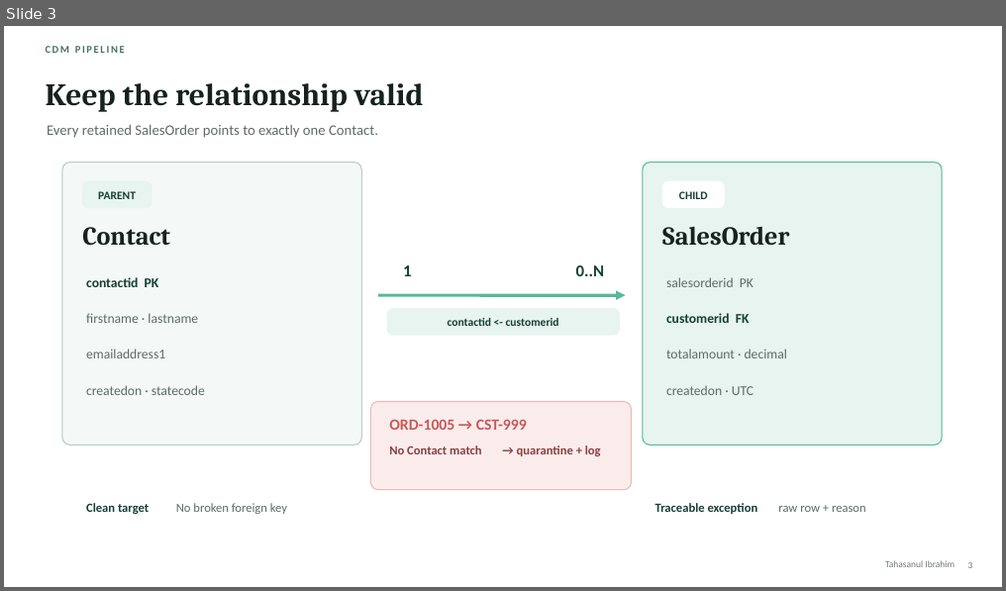
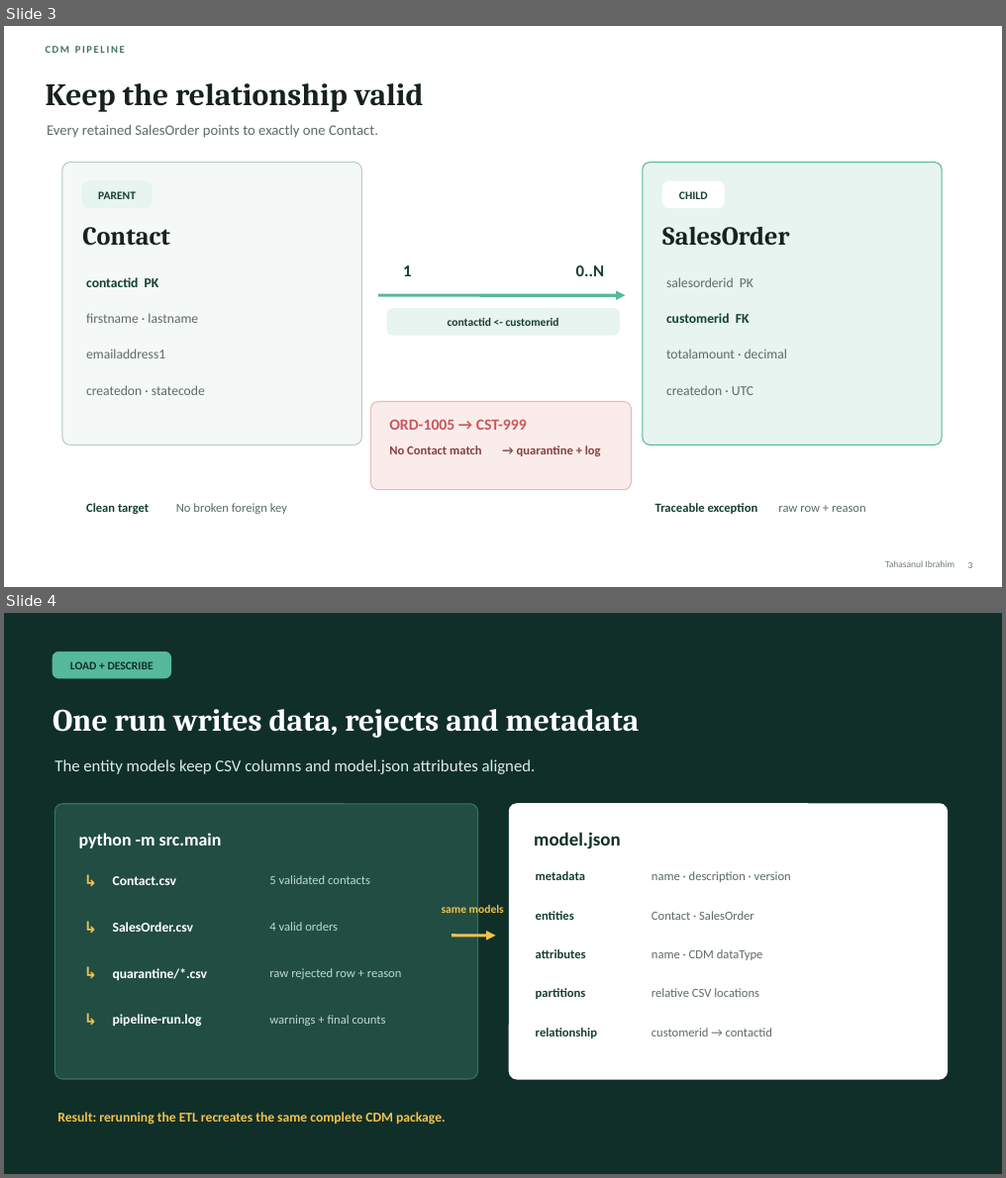
Before and after one commit to ghostkernel-core/cdm-pipeline, a slide deck: docs/CDM-pipeline-technical-walkthrough.pptx. Shown one above the other, each under a label of ours: slide 3 before the commit, slides 3 and 4 after it. The pictures are 1006x591 and 1006x1178 pixels, drawn with LibreOffice and Linux fonts; fonts in the diff are those of the drawing. Boxes give left, top, right and bottom in pixels: in the first picture for what was removed or moved away, otherwise in the second. Text is boxed around its words. In the diff, an @@ line names an element or a change of style, - is before the commit and + after.

Commit message:
Focus the walkthrough on the Python ETL

```diff
--- a/docs/CDM-pipeline-technical-walkthrough.pptx
+++ b/docs/CDM-pipeline-technical-walkthrough.pptx
@@ slide 4 added at (x1=4, y1=613, x2=1002, y2=1174), background #102F29 @@
@@ rounded rectangle added at (x1=53, y1=652, x2=171, y2=678), fill #55B99A, outline #55B99A 1 pt @@
@@ text added at (x1=70, y1=662, x2=153, y2=669), 11 pt, text #102F29, bold @@
+LOAD + DESCRIBE
@@ text added at (x1=53, y1=709, x2=640, y2=738), 30 pt, text #FFFFFF, bold @@
+One run writes data, rejects and metadata
@@ text added at (x1=54, y1=760, x2=536, y2=774), 16 pt, text #DCEBE6 @@
+The entity models keep CSV columns and model.json attributes aligned.
@@ rounded rectangle added at (x1=54, y1=804, x2=478, y2=1079), fill #214D42, outline #377365 1 pt @@
@@ rounded rectangle added at (x1=509, y1=804, x2=947, y2=1079), fill #FFFFFF, outline #FFFFFF 1 pt @@
@@ text added at (x1=79, y1=833, x2=222, y2=849), 17 pt, text #FFFFFF, bold @@
+python -m src.main
@@ text added at (x1=534, y1=832, x2=620, y2=850), 18 pt, text #102F29, bold @@
+model.json
@@ text added at (x1=84, y1=869, x2=107, y2=891), 15 pt, text #F2C14E, bold @@
+↳
@@ text added at (x1=113, y1=876, x2=176, y2=885), 13 pt, text #FFFFFF, bold @@
+Contact.csv
@@ text added at (x1=269, y1=875, x2=370, y2=884), 12 pt, text #BDD8CF @@
+5 validated contacts
@@ text added at (x1=536, y1=871, x2=585, y2=880), 12 pt, text #173F35, bold @@
+metadata
@@ text added at (x1=651, y1=871, x2=791, y2=882), 12 pt, text #5E6C67 @@
+name · description · version
@@ text added at (x1=442, y1=904, x2=504, y2=917), 11 pt, text #F2C14E, bold @@
+same models
@@ text added at (x1=84, y1=916, x2=107, y2=937), 15 pt, text #F2C14E, bold @@
+↳
@@ text added at (x1=113, y1=922, x2=194, y2=932), 13 pt, text #FFFFFF, bold @@
+SalesOrder.csv
@@ text added at (x1=269, y1=922, x2=338, y2=931), 12 pt, text #BDD8CF @@
+4 valid orders
@@ arrow added from (451, 936) to (496, 936), #F2C14E 3 pt @@
@@ text added at (x1=536, y1=911, x2=574, y2=920), 12 pt, text #173F35, bold @@
+entities
@@ text added at (x1=651, y1=911, x2=754, y2=920), 12 pt, text #5E6C67 @@
+Contact · SalesOrder
@@ text added at (x1=84, y1=962, x2=107, y2=983), 15 pt, text #F2C14E, bold @@
+↳
@@ text added at (x1=113, y1=968, x2=208, y2=980), 13 pt, text #FFFFFF, bold @@
+quarantine/*.csv
@@ text added at (x1=269, y1=968, x2=402, y2=979), 12 pt, text #BDD8CF @@
+raw rejected row + reason
@@ text added at (x1=536, y1=950, x2=586, y2=959), 12 pt, text #173F35, bold @@
+attributes
@@ text added at (x1=651, y1=950, x2=763, y2=960), 12 pt, text #5E6C67 @@
+name · CDM dataType
@@ text added at (x1=536, y1=988, x2=586, y2=999), 12 pt, text #173F35, bold @@
+partitions
@@ text added at (x1=651, y1=988, x2=759, y2=997), 12 pt, text #5E6C67 @@
+relative CSV locations
@@ text added at (x1=84, y1=1009, x2=107, y2=1030), 15 pt, text #F2C14E, bold @@
+↳
@@ text added at (x1=113, y1=1014, x2=202, y2=1027), 13 pt, text #FFFFFF, bold @@
+pipeline-run.log
@@ text added at (x1=269, y1=1015, x2=386, y2=1026), 12 pt, text #BDD8CF @@
+warnings + final counts
@@ text added at (x1=536, y1=1028, x2=597, y2=1039), 12 pt, text #173F35, bold @@
+relationship
@@ text added at (x1=651, y1=1028, x2=772, y2=1037), 12 pt, text #5E6C67 @@
+customerid → contactid
@@ text added at (x1=57, y1=1112, x2=446, y2=1125), 13 pt, text #F2C14E, bold @@
+Result: rerunning the ETL recreates the same complete CDM package.
```
Also in this commit, not shown: 1 slide changed, 1 slide removed, 1 other file.
